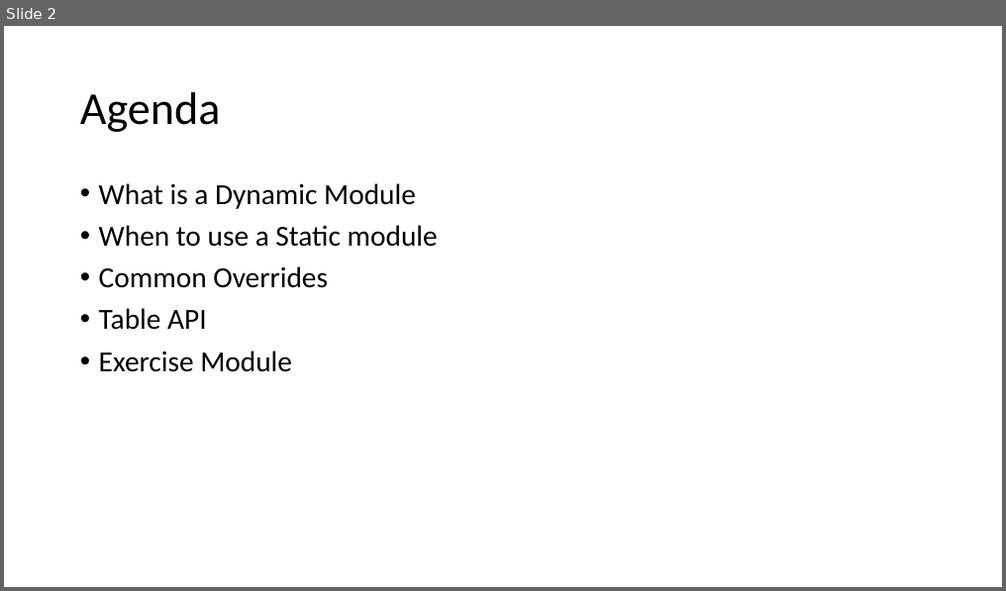
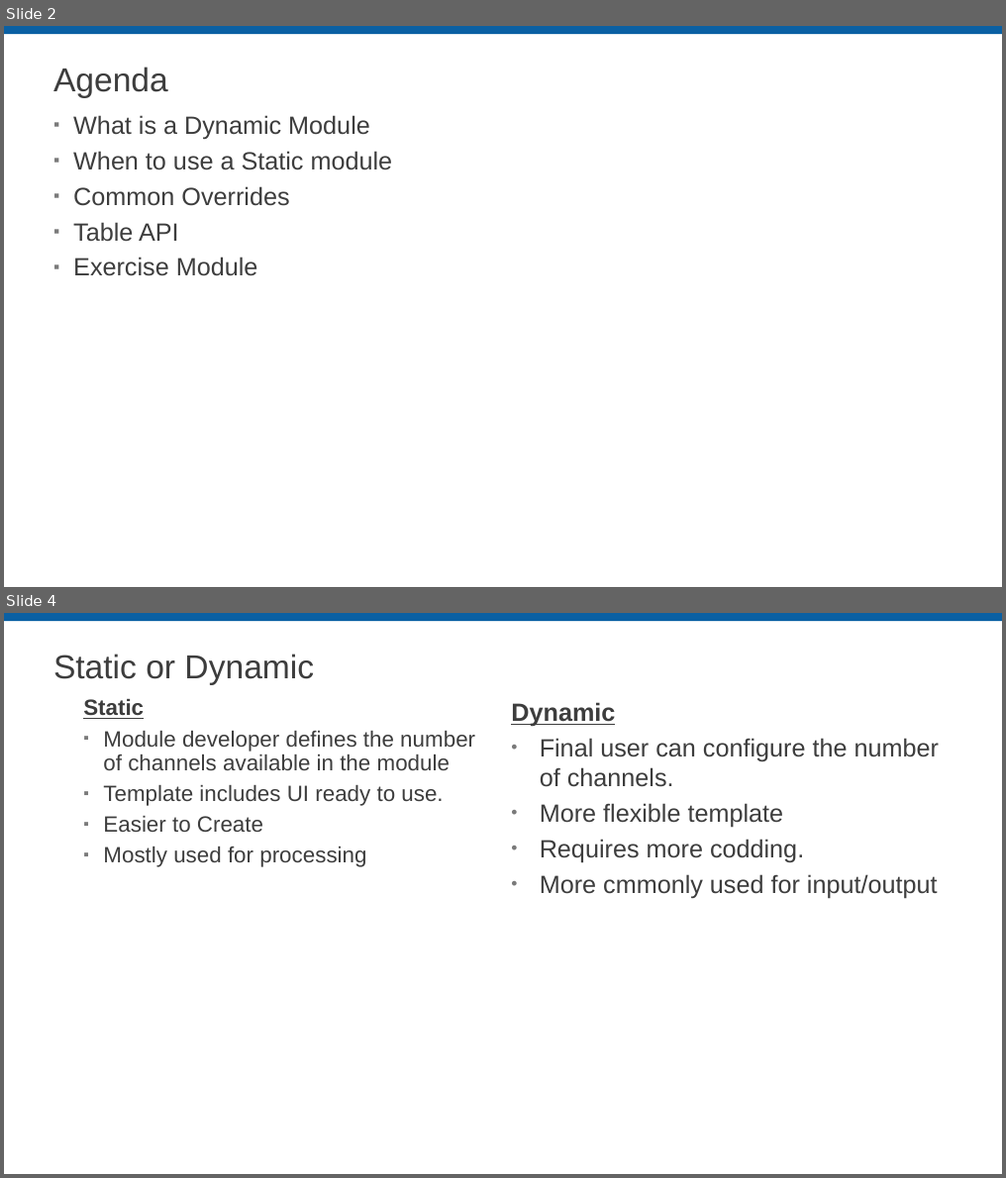
Before and after one commit to LabVIEW-DCAF/Documentation, a slide deck: Trunk/Getting Started Material/DCAF Training/7 Dynamic Modules.pptx. Shown one above the other, each under a label of ours: slide 2 before the commit, slides 2 and 4 after it; the slides between them are not shown. The pictures are 1006x591 and 1006x1178 pixels, drawn with LibreOffice and Linux fonts; fonts in the diff are those of the drawing; background and template pictures are left out. Boxes give left, top, right and bottom in pixels: in the first picture for what was removed or moved away, otherwise in the second. Text is boxed around its words. In the diff, an @@ line names an element or a change of style, - is before the commit and + after.

Commit message:
First Pass Static Module, also made some update to shared slides in the dynamic module

```diff
--- a/Trunk/Getting Started Material/DCAF Training/7 Dynamic Modules.pptx
+++ b/Trunk/Getting Started Material/DCAF Training/7 Dynamic Modules.pptx
@@ slide 4 added at bbox=[4, 613, 1002, 1174], background #FFFFFF; not listed: 1 template element that a slide beside it also shows @@
@@ title added at bbox=[54, 654, 314, 685], 32 pt, text #3D3D3D @@
+Static or Dynamic
@@ text added at bbox=[83, 699, 475, 867], 21.3 pt, text #3D3D3D @@
+  Static
+  ▪ Module developer defines the number of channels available in the module
+  ▪ Template includes UI ready to use.
+  ▪ Easier to Create
+  ▪ Mostly used for processing
@@ text added at bbox=[511, 702, 939, 898], 24 pt, text #3D3D3D @@
+Dynamic
+• Final user can configure the number of channels.
+• More flexible template
+• Requires more codding.
+• More cmmonly used for input/output
@@ slide 2 changed as well @@
@@ rectangle added at bbox=[4, 26, 1002, 34], fill #0A60A3 @@
@@ title "Agenda": place and size @@
-title "Agenda" at bbox=[80, 92, 221, 132]
+title "Agenda" at bbox=[54, 67, 168, 98]
@@ title "Agenda" at bbox=[54, 67, 168, 98]: size 44 to 32 pt, font Calibri to Arial, text colour #000000 to #3D3D3D @@
@@ text "What is a Dynamic Module": place and size @@
-text "What is a Dynamic Module" at bbox=[99, 183, 438, 372]
+text "What is a Dynamic Module" at bbox=[73, 115, 393, 276]
@@ text "What is a Dynamic Module" at bbox=[73, 115, 393, 276]: size 28 to 24 pt, font Calibri to Arial, text colour #000000 to #3D3D3D; bullet • to ▪; line spacing 0.9 to 1; less space between paragraphs @@
```
Also in this commit, not shown: 3 other slides added, 1 slide removed, 1 other file.
